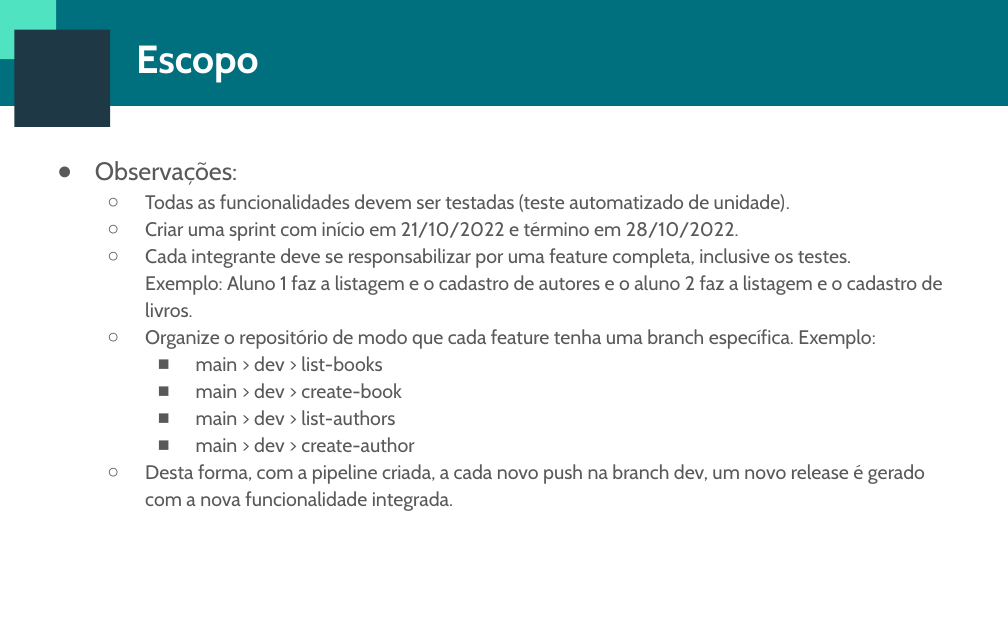
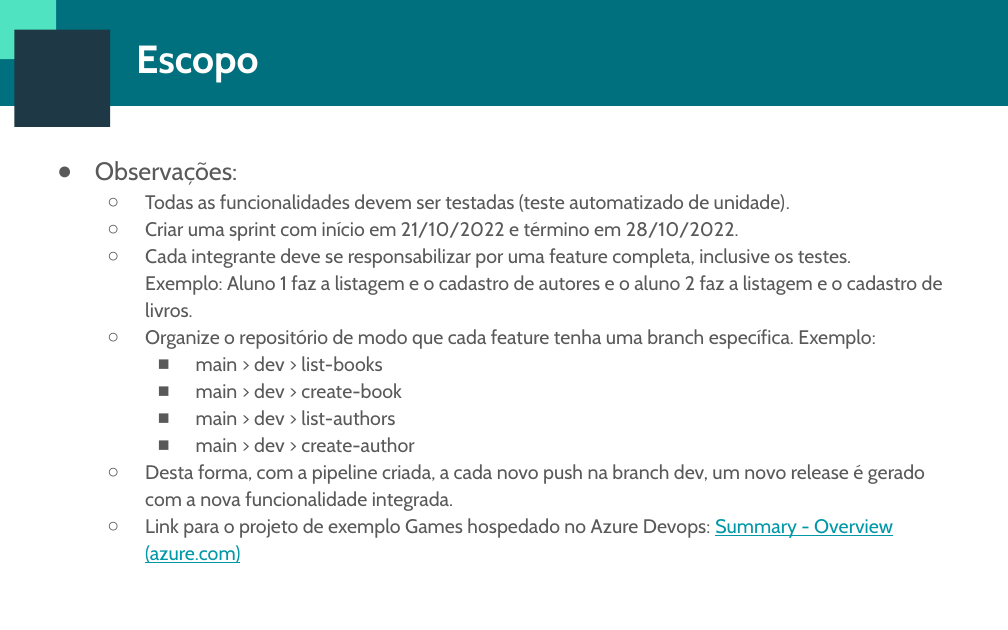
Before and after one commit to cteds/introducao_devops_segundo_oferecimento, a slide deck: slide 4 of avaliacao/escopo.pptx. Drawn at 1008x630 pixels with LibreOffice and Linux fonts; fonts in the diff are those of the drawing; background and template pictures are left out. Boxes give left, top, right and bottom in pixels: in the first picture for what was removed or moved away, otherwise in the second. Text is boxed around its words. In the diff, an @@ line names an element or a change of style, - is before the commit and + after.

Commit message:
adiciona link para o projeto de exemplo Games no Azure DevOps

```diff
--- a/avaliacao/escopo.pptx
+++ b/avaliacao/escopo.pptx
@@ text at [145,518,893,563]: paragraph added @@
+  ○ Link para o projeto de exemplo Games hospedado no Azure Devops: Summary - Overview (azure.com)
```
Also in this commit, not shown: 1 other file.
